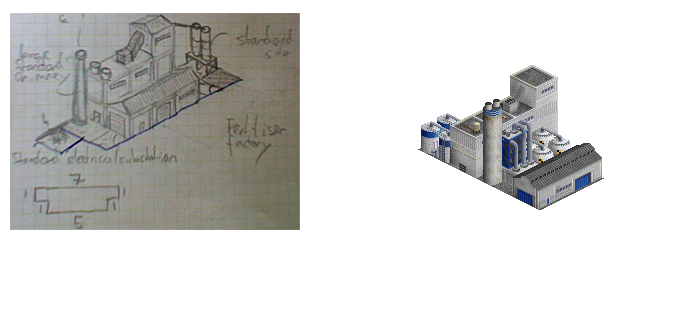
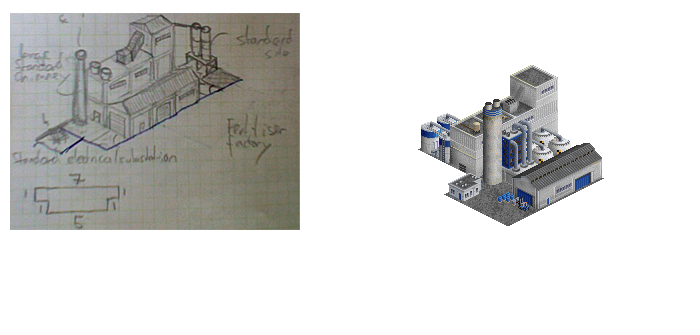
Before/after of a 700px x 335px layered artwork. What changed in the layer stack:
added group "greeble tile" with 3 layers above "office" over [476, 192, 540, 226]
added layer "forklift" in group "greeble tile" over [516, 197, 529, 211]
added layer "barrels" in group "greeble tile" over [498, 192, 520, 206]
added layer "tile asphalt copy 5" (1st of 2, in "greeble tile") in group "greeble tile" over [476, 195, 540, 226]
showed group "office" (2 layers) over [444, 173, 508, 210]
